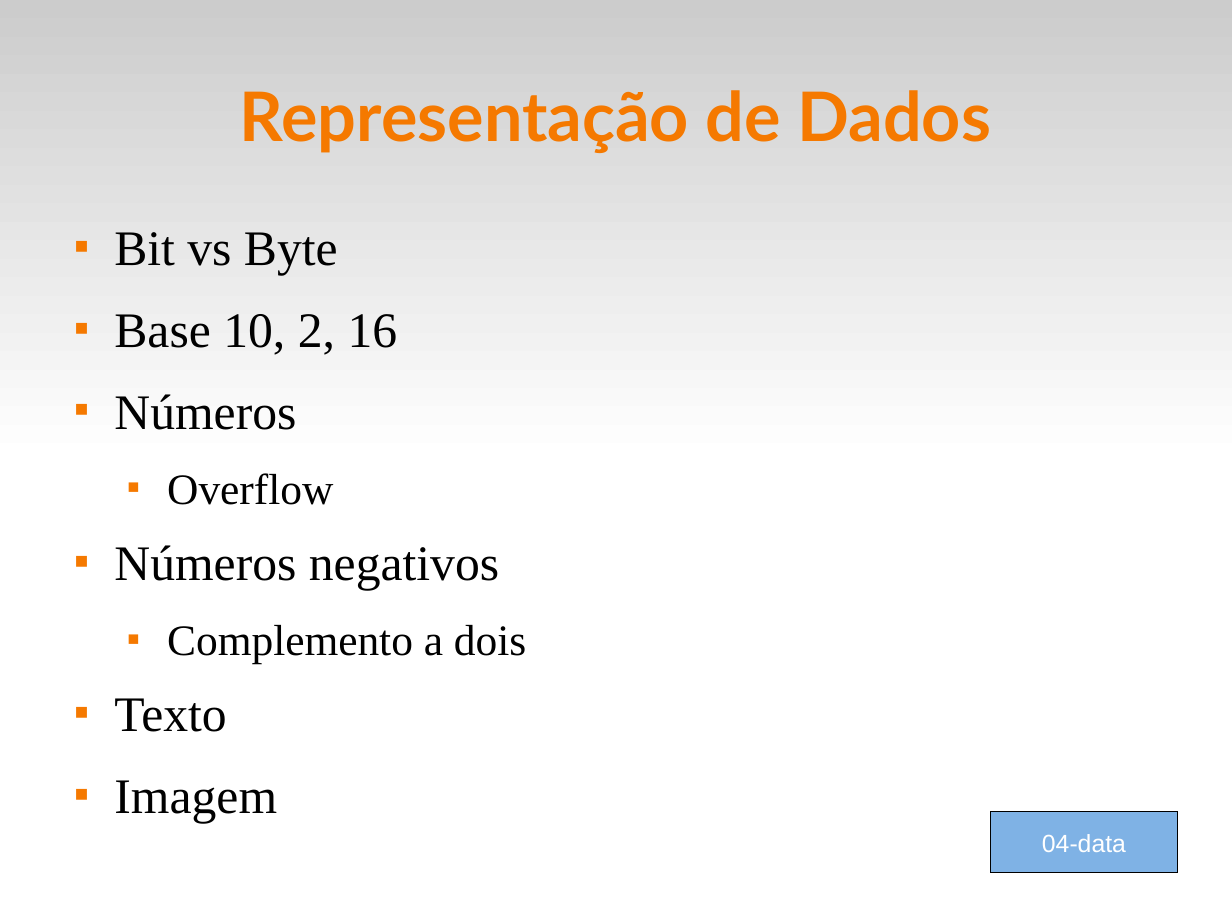
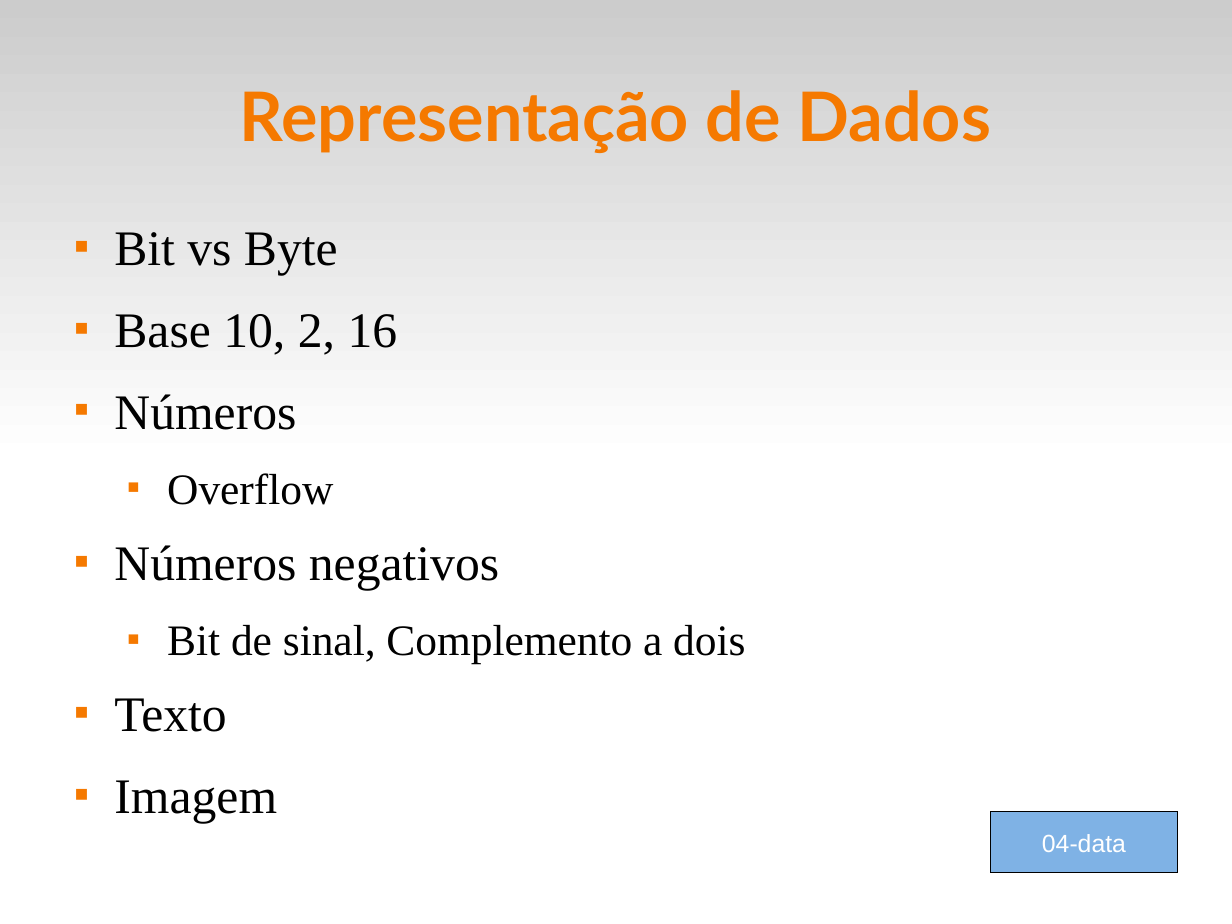
Before and after one commit to fsantanna-uerj/LP1, a slide deck: slide 9 of Slides/lp1-03-tipos.odp. Drawn at 1232x924 pixels with LibreOffice and Linux fonts; fonts in the diff are those of the drawing. Boxes give left, top, right and bottom in pixels: in the first picture for what was removed or moved away, otherwise in the second. Text is boxed around its words. In the diff, an @@ line names an element or a change of style, - is before the commit and + after.

```diff
--- a/Slides/lp1-03-tipos.odp
+++ b/Slides/lp1-03-tipos.odp
@@ text at (x1=167, y1=625, x2=745, y2=664): text changed @@
-  ■ Complemento a dois
+  ■ Bit de sinal, Complemento a dois
```
Also in this commit, not shown: 1 other slide changed, 2 other files.
